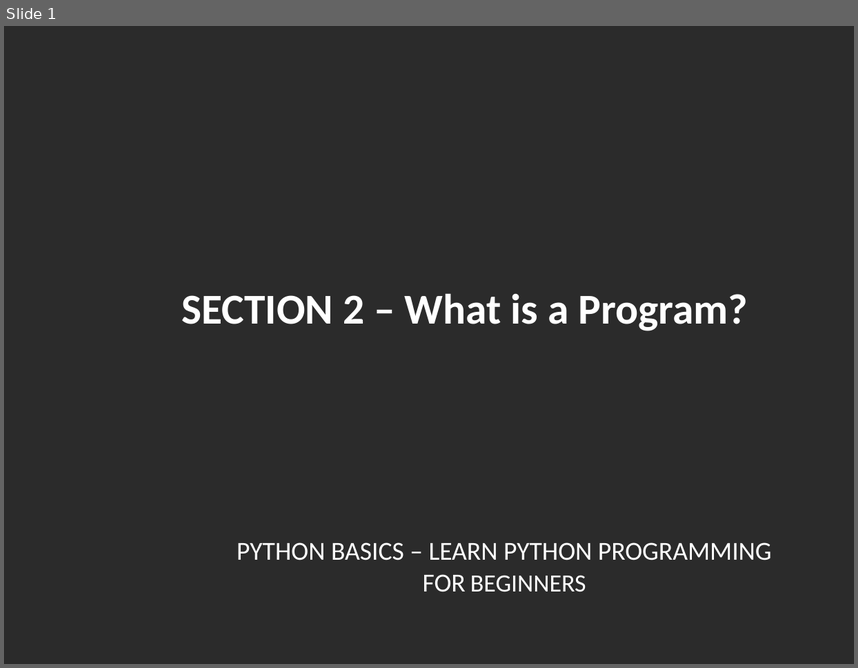
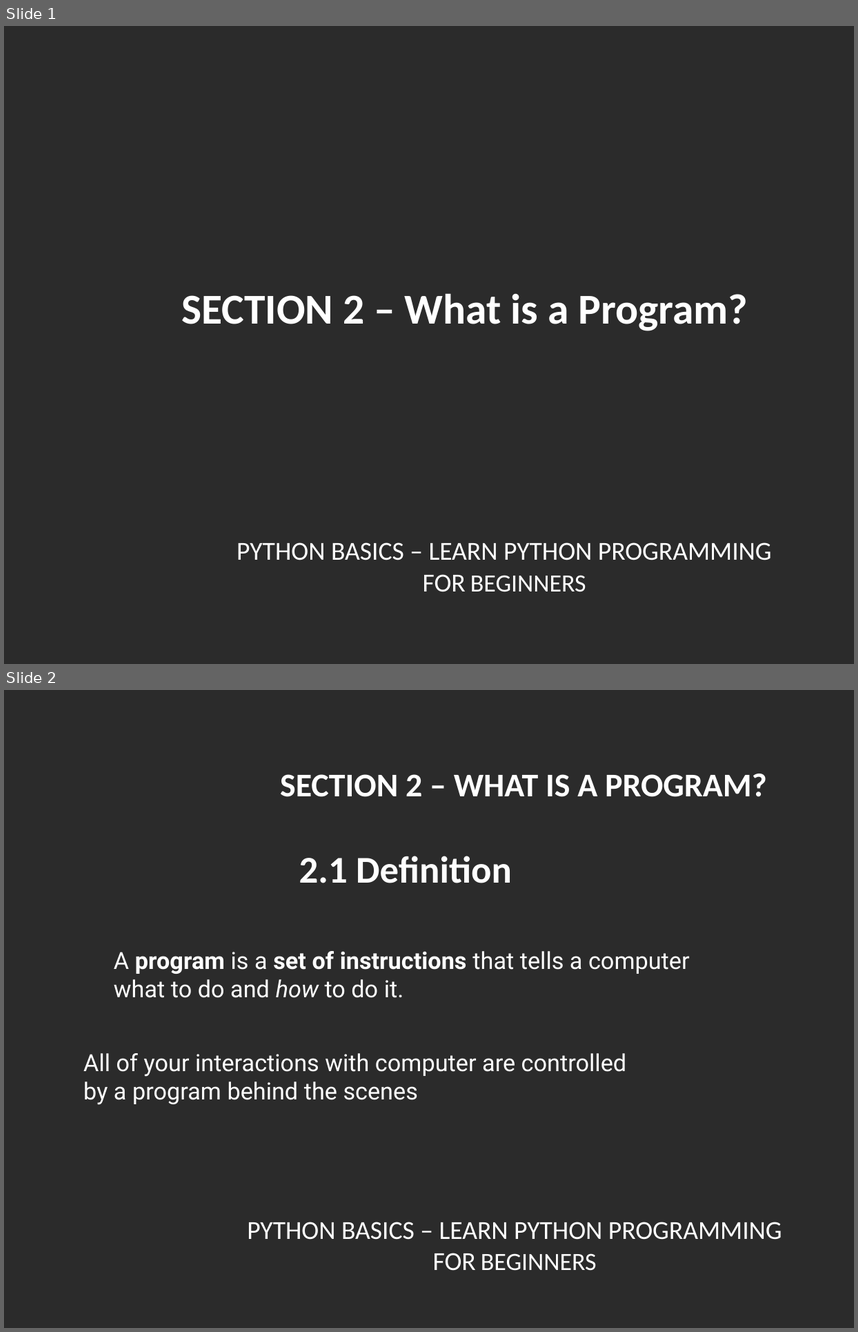
Before and after one commit to mmilushev91/Python-Basics-Learn-Python-Programming-for-Beginners, a slide deck: Section 2 - What is a program/What is a program.odp. Shown one above the other, each under a label of ours: slide 1 before the commit, slides 1 and 2 after it. The pictures are 858x668 and 858x1332 pixels, drawn with LibreOffice and Linux fonts; fonts in the diff are those of the drawing; background and template pictures are left out; a plain dark background stands for a picture behind light text. Boxes give left, top, right and bottom in pixels: in the first picture for what was removed or moved away, otherwise in the second. Text is boxed around its words. In the diff, an @@ line names an element or a change of style, - is before the commit and + after.

```diff
--- a/Section 2 - What is a program/What is a program.odp
+++ b/Section 2 - What is a program/What is a program.odp
@@ slide 2 added at (4,690,854,1328), background picture (left out) @@
@@ text added at (280,773,767,797), 28 pt, text #FFFFFF, bold @@
+SECTION 2 – WHAT IS A PROGRAM?
@@ text added at (299,856,512,883), 32 pt, text #FFFFFF, bold @@
+2.1 Definition
@@ text added at (114,951,690,998), 20 pt, text #FFFFFF @@
+A program is a set of instructions that tells a computer
+what to do and how to do it.
@@ text added at (83,1053,626,1105), 20 pt, text #FFFFFF @@
+All of your interactions with computer are controlled
+by a program behind the scenes
@@ text added at (247,1221,782,1270), 22 pt, text #FFFFFF @@
+PYTHON BASICS – LEARN PYTHON PROGRAMMING
+FOR BEGINNERS
```
Also in this commit, not shown: 6 other slides added, 1 slide removed, 1 other file.
